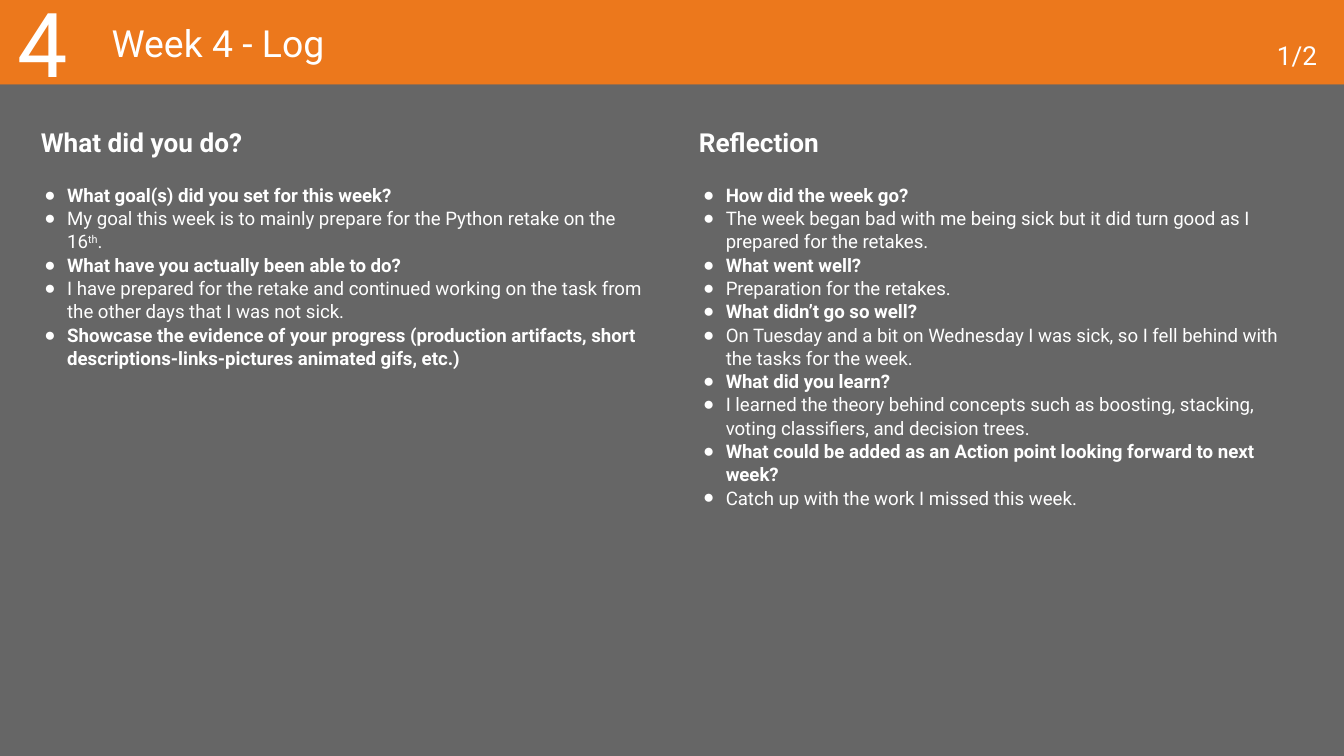
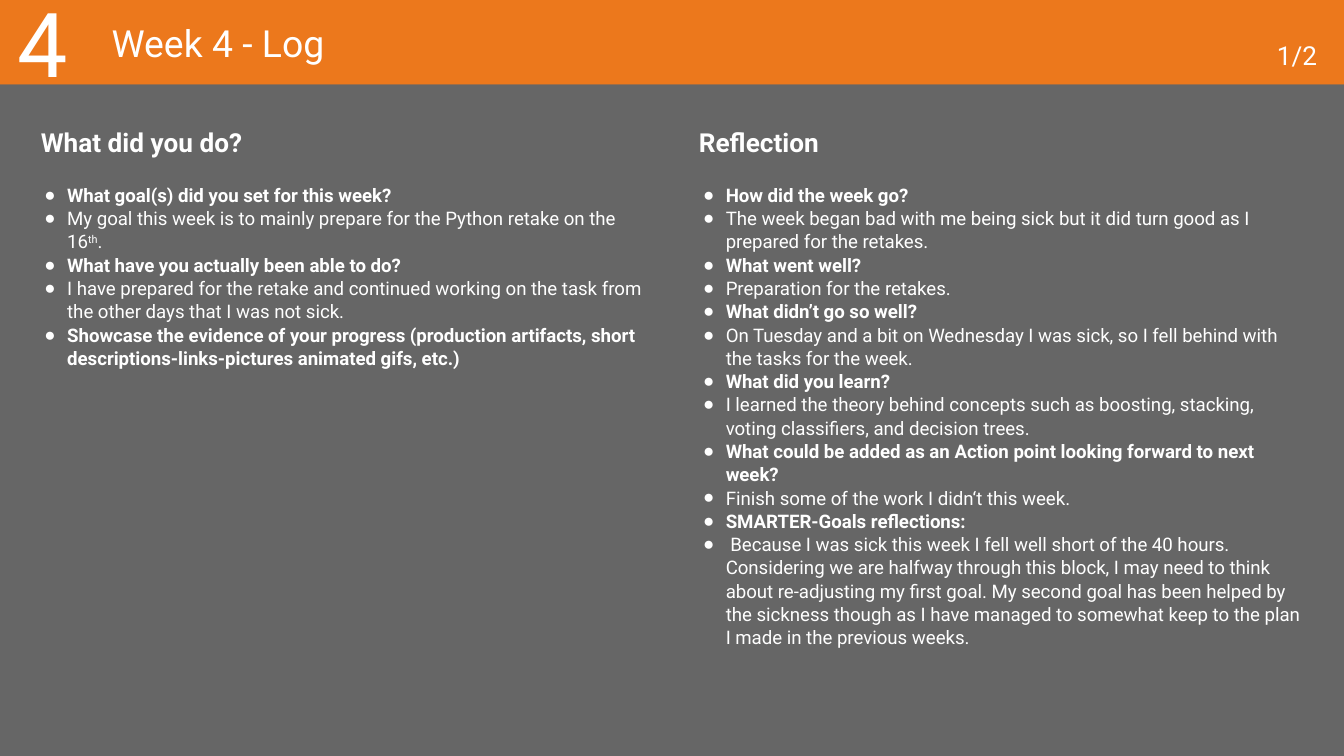
Before and after one commit to MaksBurchard240894/HFG7, a slide deck: slide 15 of Deliverables/Learning Log - Y1B-2024-25_ADSAI.pptx. Drawn at 1344x756 pixels with LibreOffice and Linux fonts; fonts in the diff are those of the drawing. Boxes give left, top, right and bottom in pixels: in the first picture for what was removed or moved away, otherwise in the second. Text is boxed around its words. In the diff, an @@ line names an element or a change of style, - is before the commit and + after.

```diff
--- a/Deliverables/Learning Log - Y1B-2024-25_ADSAI.pptx
+++ b/Deliverables/Learning Log - Y1B-2024-25_ADSAI.pptx
@@ text at [726, 491, 1300, 648]: text changed @@
-● Catch up with the work I missed this week.
+● Finish some of the work I didn‘t this week.
+● SMARTER-Goals reflections:
+● Because I was sick this week I fell well short of the 40 hours. Considering we are halfway through this block, I may need to think about re-adjusting my first goal. My second goal has been helped by the sickness though as I have managed to somewhat keep to the plan I made in the previous weeks.
```
Also in this commit, not shown: 6 other slides changed, 1 other file.
